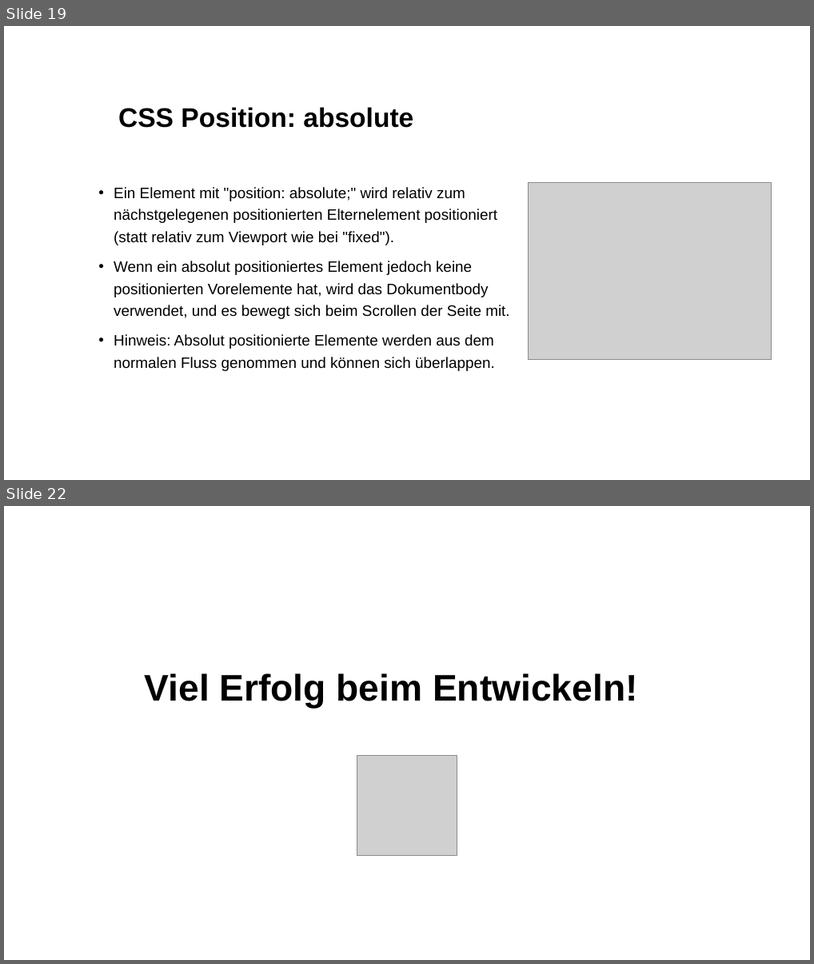
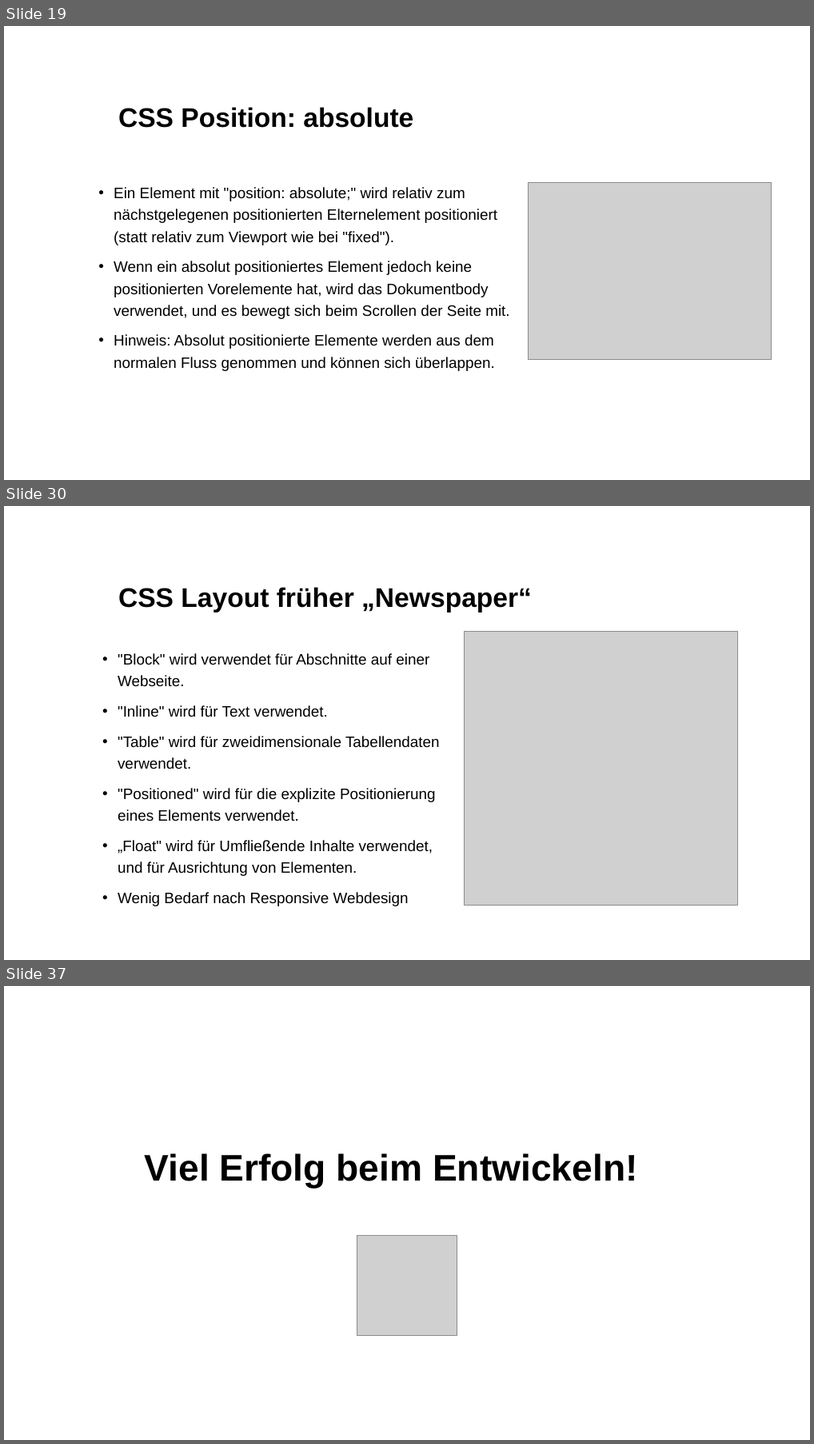
Before and after one commit to kodo89/Webentwicklung_23_24, a slide deck: 3. CSS/Slides/CSS Grundlagen 2.pptx. Shown one above the other, each under a label of ours: slides 19 and 22 before the commit, slides 19, 30 and 37 after it; the slides between them are not shown. The pictures are 814x964 and 814x1444 pixels, drawn with LibreOffice and Linux fonts; fonts in the diff are those of the drawing; grey boxes stand for pictures; background and template pictures are left out. Boxes give left, top, right and bottom in pixels: in the first picture for what was removed or moved away, otherwise in the second. Text is boxed around its words. In the diff, an @@ line names an element or a change of style, - is before the commit and + after.

```diff
--- a/3. CSS/Slides/CSS Grundlagen 2.pptx
+++ b/3. CSS/Slides/CSS Grundlagen 2.pptx
@@ slide 30 added at (4, 506, 810, 960), background #FFFFFF @@
@@ title added at (118, 587, 532, 612), 32 pt, text #000000, bold @@
+CSS Layout früher „Newspaper“
@@ picture added at (465, 632, 738, 904) @@
@@ text added at (118, 653, 440, 906), 18 pt, text #000000 @@
+• "Block" wird verwendet für Abschnitte auf einer Webseite.
+• "Inline" wird für Text verwendet.
+• "Table" wird für zweidimensionale Tabellendaten verwendet.
+• "Positioned" wird für die explizite Positionierung eines Elements verwendet.
+• „Float" wird für Umfließende Inhalte verwendet,
+  und für Ausrichtung von Elementen.
+• Wenig Bedarf nach Responsive Webdesign
@@ what was slide 22 is now slide 37 @@
```
Also in this commit, not shown: 7 slides changed, 14 other slides added, 15 other files.
